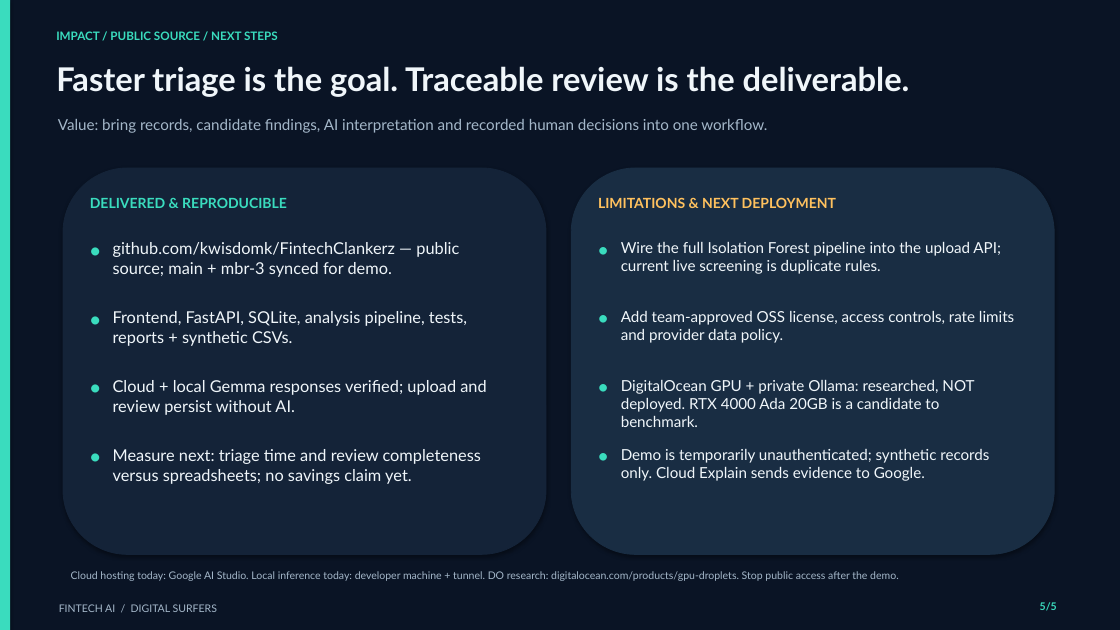
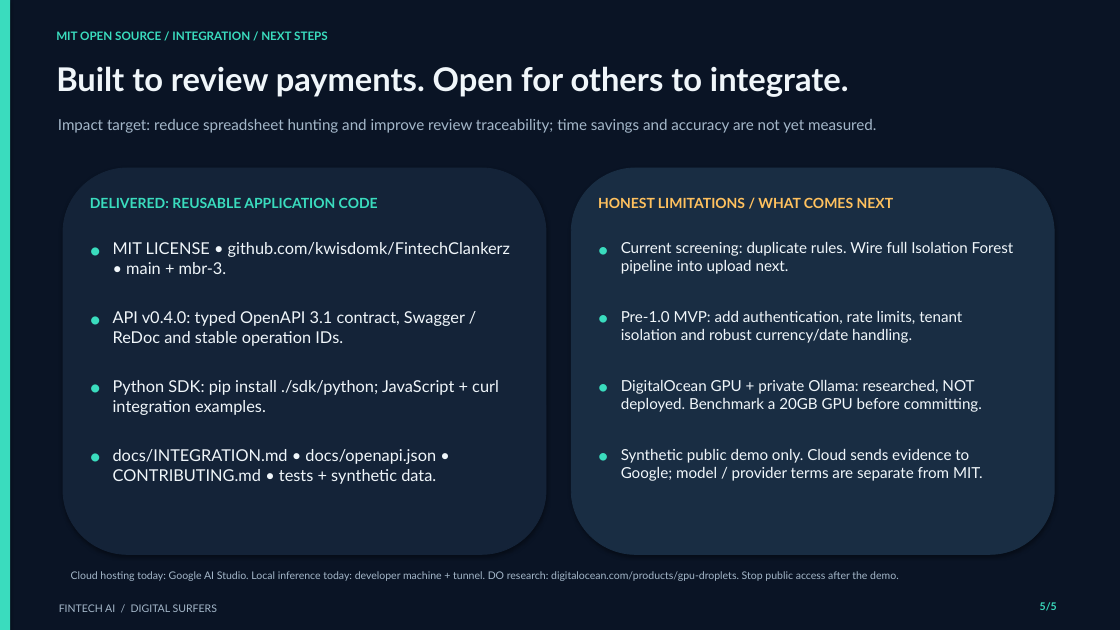
Before and after one commit to kwisdomk/FintechClankerz, a slide deck: slide 5 of FINTECH_AI_Demo_Final_5_Slides.pptx. Drawn at 1120x630 pixels with LibreOffice and Linux fonts; fonts in the diff are those of the drawing. Boxes give left, top, right and bottom in pixels: in the first picture for what was removed or moved away, otherwise in the second. Text is boxed around its words. In the diff, an @@ line names an element or a change of style, - is before the commit and + after.

Commit message:
Update five-slide deck with MIT integration SDK business use cases and current demo

```diff
--- a/FINTECH_AI_Demo_Final_5_Slides.pptx
+++ b/FINTECH_AI_Demo_Final_5_Slides.pptx
@@ text at (56, 31, 328, 40): text changed @@
-IMPACT / PUBLIC SOURCE / NEXT STEPS
+MIT OPEN SOURCE / INTEGRATION / NEXT STEPS
@@ text at (56, 66, 849, 97): text changed @@
-Faster triage is the goal. Traceable review is the deliverable.
+Built to review payments. Open for others to integrate.
@@ text at (58, 119, 876, 133): text changed @@
-Value: bring records, candidate findings, AI interpretation and recorded human decisions into one workflow.
+Impact target: reduce spreadsheet hunting and improve review traceability; time savings and accuracy are not yet measured.
@@ text at (90, 198, 378, 208): text changed @@
-DELIVERED & REPRODUCIBLE
+DELIVERED: REUSABLE APPLICATION CODE
@@ text at (598, 197, 894, 208): text changed @@
-LIMITATIONS & NEXT DEPLOYMENT
+HONEST LIMITATIONS / WHAT COMES NEXT
@@ text at (113, 242, 510, 274): text changed @@
-github.com/kwisdomk/FintechClankerz — public source; main + mbr-3 synced for demo.
+MIT LICENSE • github.com/kwisdomk/FintechClankerz • main + mbr-3.
@@ text at (621, 242, 1014, 274): text changed @@
-Wire the full Isolation Forest pipeline into the upload API; current live screening is duplicate rules.
+Current screening: duplicate rules. Wire full Isolation Forest pipeline into upload next.
@@ text at (113, 311, 465, 346): text changed @@
-Frontend, FastAPI, SQLite, analysis pipeline, tests, reports + synthetic CSVs.
+API v0.4.0: typed OpenAPI 3.1 contract, Swagger / ReDoc and stable operation IDs.
@@ text at (621, 311, 962, 343): text changed @@
-Add team-approved OSS license, access controls, rate limits and provider data policy.
+Pre-1.0 MVP: add authentication, rate limits, tenant isolation and robust currency/date handling.
@@ text at (113, 380, 499, 415): text changed @@
-Cloud + local Gemma responses verified; upload and review persist without AI.
+Python SDK: pip install ./sdk/python; JavaScript + curl integration examples.
@@ text at (621, 380, 982, 412): text changed @@
-DigitalOcean GPU + private Ollama: researched, NOT deployed. RTX 4000 Ada 20GB is a candidate to benchmark.
+DigitalOcean GPU + private Ollama: researched, NOT deployed. Benchmark a 20GB GPU before committing.
@@ text at (113, 449, 436, 484): text changed @@
-Measure next: triage time and review completeness versus spreadsheets; no savings claim yet.
+docs/INTEGRATION.md • docs/openapi.json • CONTRIBUTING.md • tests + synthetic data.
@@ text at (621, 449, 983, 481): text changed @@
-Demo is temporarily unauthenticated; synthetic records only. Cloud Explain sends evidence to Google.
+Synthetic public demo only. Cloud sends evidence to Google; model / provider terms are separate from MIT.
```
Also in this commit, not shown: 3 other slides changed, 5 other files.
